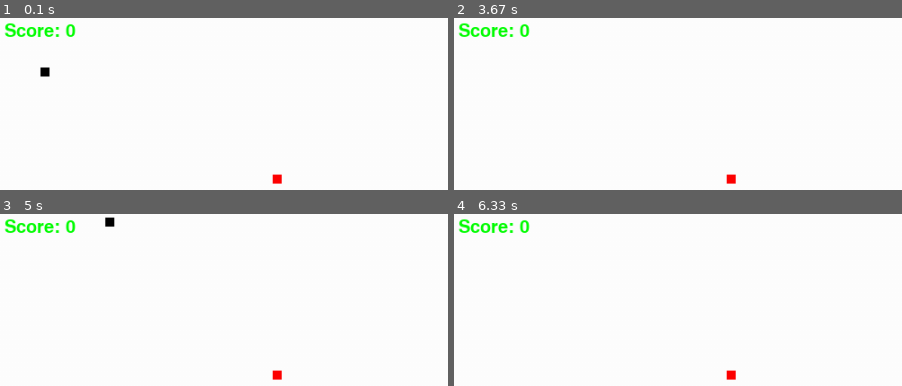
Above: before the commit, frames 1-4 (two rows, left to right).
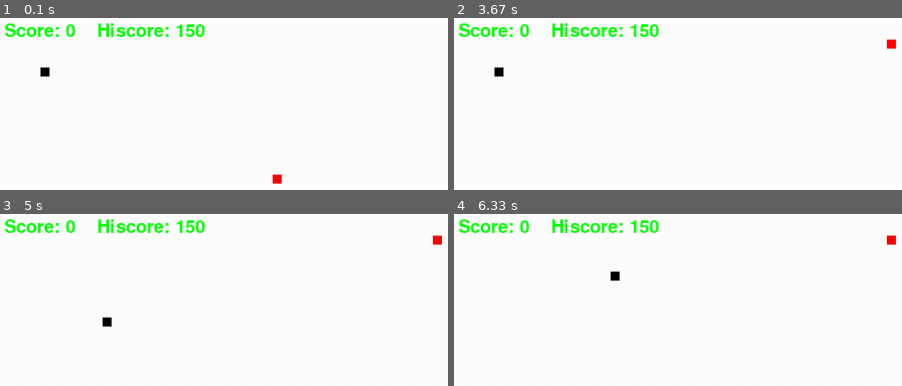
Above: after the commit, the same moments.

Repository: amityadav1214/PythonCodes
Game: pygame game, started from FlappyBirdGame/SnakeGame.py
Two runs of this game, one before a commit and one after it. Both use one fixed random seed, a clock stepped at 60 frames per second and the inputs below.
Inputs:
- Up to frame 1 (0.1 s): no input
- Up to frame 2 (3.67 s): hold Right 0.33-0.8 s; hold Up 0.83-1.13 s; hold Right 1.17-1.63 s; hold Left 1.67-2.2 s; hold Down 2.23-2.53 s; hold Left 2.57-2.97 s; hold Up 3-3.37 s; tap Enter at 3.4 s
- Up to frame 3 (5 s): hold Right 3.73-4.37 s; hold Down 4.4-4.77 s; hold Left from 4.8 s (still down)
- Up to frame 4 (6.33 s): release Left at 5.27 s; hold Right 5.3-5.77 s; hold Up 5.8-6.1 s; hold Right from 6.13 s (still down)

The runs differ from the first frame. In frame 1, 1.1% of the frame differs, in the area x 21-46%, y 2-12%; in frame 2, 1.4%; in frame 3, 1.5%, in the area x 21-99%, y 1-97%; in frame 4, 1.4%.

Commit message:
Create Snake Game to play

Diff:
--- /dev/null
+++ b/FlappyBirdGame/HighScore.txt
@@ -0,0 +1 @@
+150
--- a/FlappyBirdGame/SnakeGame.py
+++ b/FlappyBirdGame/SnakeGame.py
@@ -12,7 +12,6 @@
 gameWindow = pygame.display.set_mode((1000, 600)) #To create Game Window of given size
 pygame.display.set_caption("My First Snake Game") #Giving Title to the Game Window
 pygame.display.update() #Update Function updates the default Game Window
-
 clock = pygame.time.Clock()  #Clock Variable to create FPS which will appear snake in moving directions
 font = pygame.font.SysFont(None, 30)     #Getting Font for the Score to be seen in Game Window
 
@@ -24,11 +23,11 @@
     for x,y in snake_list:
         pygame.draw.rect(gameWindow, color, [x, y, snake_size, snake_size])  #Creates Initial Snake in Game Window
 
-#Creating a Game Loop
+#Creating a Game Loop Function for writing whole game logic
 def gameLoop():
     #Game Specific Variable
-    exit_game = False
-    game_over = False
+    exit_game = False  #This Variable exits the Game Window if True
+    game_over = False  #This Variable choose to end the game if true
     snake_x = 45     #Position of the snake in X Axis
     snake_y = 55     #Position of the snake in Y Axis
     snake_size = 10  #Initial Size of the snake
@@ -42,53 +41,80 @@
     snake_list = []      #Creating Empty List to take X and Y coordinate for Snake
     snake_length = 1      #Defining Initial Length of Snake as 1
 
+    with open("HighScore.txt", "r") as f:
+        hscore = f.read()
+
     while not exit_game:  #Main Loop where the game will hold all the logic
-        for event in pygame.event.get():  #Inner loop where the game handle all the events occurred in the Game Window
-            #Logic for the snake to move
-            if event.type == pygame.QUIT:
-                exit_game = True
+        if game_over:       #Logic if Game Over Variable is True
+            gameWindow.fill(white)
+            text_screen("Game Over!!! Press Enter to continue", red, 350,250)
 
-            if event.type == pygame.KEYDOWN:
-                if event.key == pygame.K_RIGHT:
-                    velocity_x = init_velocity
-                    velocity_y = 0
+            with open("HighScore.txt", "w") as f:
+                f.write(str(hscore))
 
-                if event.key == pygame.K_LEFT:
-                    velocity_x = -init_velocity
-                    velocity_y = 0
+            for event in pygame.event.get():  #Loop created after the game is over
+                if event.type == pygame.QUIT:
+                    exit_game = True
+                if event.type == pygame.KEYDOWN:   #If you press Enter after the game is over we will reenter in the game
+                    if event.key == pygame.K_RETURN:
+                        gameLoop()
 
-                if event.key == pygame.K_UP:
-                    velocity_y = -init_velocity
-                    velocity_x = 0
+        else:
+            for event in pygame.event.get():  #Inner loop where the game handle all the events occurred in the Game Window
+                #Logic for the snake to move
+                if event.type == pygame.QUIT:
+                    exit_game = True
 
-                if event.key == pygame.K_DOWN:
-                    velocity_y = init_velocity
-                    velocity_x = 0
+                if event.type == pygame.KEYDOWN:
+                    if event.key == pygame.K_RIGHT:
+                        velocity_x = init_velocity
+                        velocity_y = 0
 
-        snake_x = snake_x + velocity_x   #This will move snake in  X axis with that velocity
-        snake_y = snake_y + velocity_y   #This will move snake in  Y axis with that velocity
+                    if event.key == pygame.K_LEFT:
+                        velocity_x = -init_velocity
+                        velocity_y = 0
 
-        #Logic to Eat Food and raise score
-        if(abs(snake_x-food_x)<6 and abs(snake_y-food_y)<6):
-            score += 1
-            food_x = random.randint(0, 1000/2)
-            food_y = random.randint(0, 600/2)
-            snake_length += 4       #Increase Snake's length by 4 everytime it eats Food
+                    if event.key == pygame.K_UP:
+                        velocity_y = -init_velocity
+                        velocity_x = 0
 
-        gameWindow.fill(white)    #Colors the game Window in White
-        text_screen("Score: "+str(score), green, 5, 5)      #Finally displaying Score in Game Window
-        pygame.draw.rect(gameWindow, red, [food_x, food_y, snake_size, snake_size])  # Creates Food in Game Window randomly anywhere
+                    if event.key == pygame.K_DOWN:
+                        velocity_y = init_velocity
+                        velocity_x = 0
 
-        #Creating Empty List because the Snake just grows in the game. So we need to cut the Head
-        head = []
-        head.append(snake_x)
-        head.append(snake_y)
-        snake_list.append(head)
+            snake_x = snake_x + velocity_x   #This will move snake in  X axis with that velocity
+            snake_y = snake_y + velocity_y   #This will move snake in  Y axis with that velocity
 
-        if len(snake_list)>snake_length:     #Cutting the head once food is eaten by the snake
-            del(snake_list[0])
+            #Logic to Eat Food and raise score
+            if(abs(snake_x-food_x)<6 and abs(snake_y-food_y)<6):
+                score += 10
+                food_x = random.randint(0, 1000/2)
+                food_y = random.randint(0, 600/2)
+                snake_length += 4       #Increase Snake's length by 4 everytime it eats Food/
 
-        plot_snake(gameWindow, black, snake_list, snake_size)    #Usage of Snake Plotting Function with Snake List
+                if score > int(hscore):
+                    hscore = score
+
+            gameWindow.fill(white)    #Colors the game Window in White
+            text_screen("Score: "+str(score) + "    Hiscore: " +str(hscore), green, 5, 5)      #Finally displaying Score in Game Window
+            pygame.draw.rect(gameWindow, red, [food_x, food_y, snake_size, snake_size])  # Creates Food in Game Window randomly anywhere
+
+            #Creating Empty List because the Snake just grows in the game. So we need to cut the Head
+            head = []
+            head.append(snake_x)
+            head.append(snake_y)
+            snake_list.append(head)
+
+            if len(snake_list) > snake_length:     #Cutting the head once food is eaten by the snake
+                del(snake_list[0])
+
+            if head in snake_list[:-1]:   #If Head of the snake touches its body
+                game_over = True
+
+            if snake_x < 0 or snake_x > 1000 or snake_y < 0 or snake_y > 600:   #If snake touches all corners of the window
+                game_over = True
+
+            plot_snake(gameWindow, black, snake_list, snake_size)    #Usage of Snake Plotting Function with Snake List
         pygame.display.update()     #Updates the display with Snake in it.
         clock.tick(fps)      #Clock ticks and with it, Frames are created so that it appears that snake is moving
     pygame.quit()
